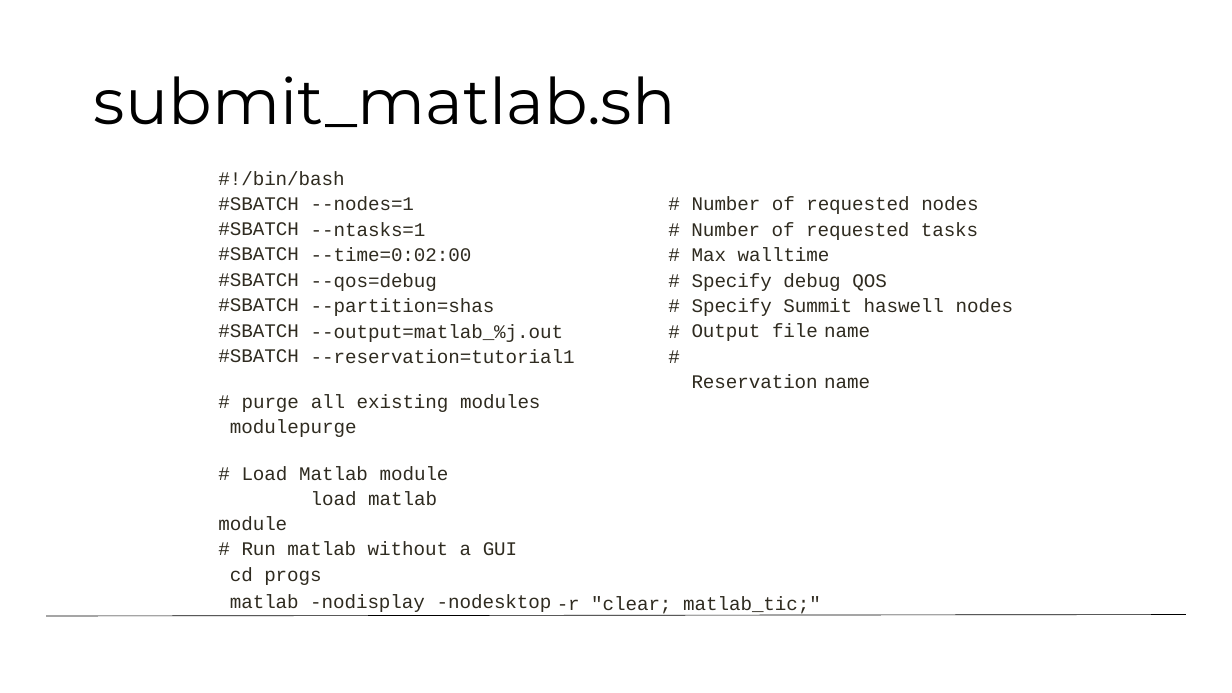
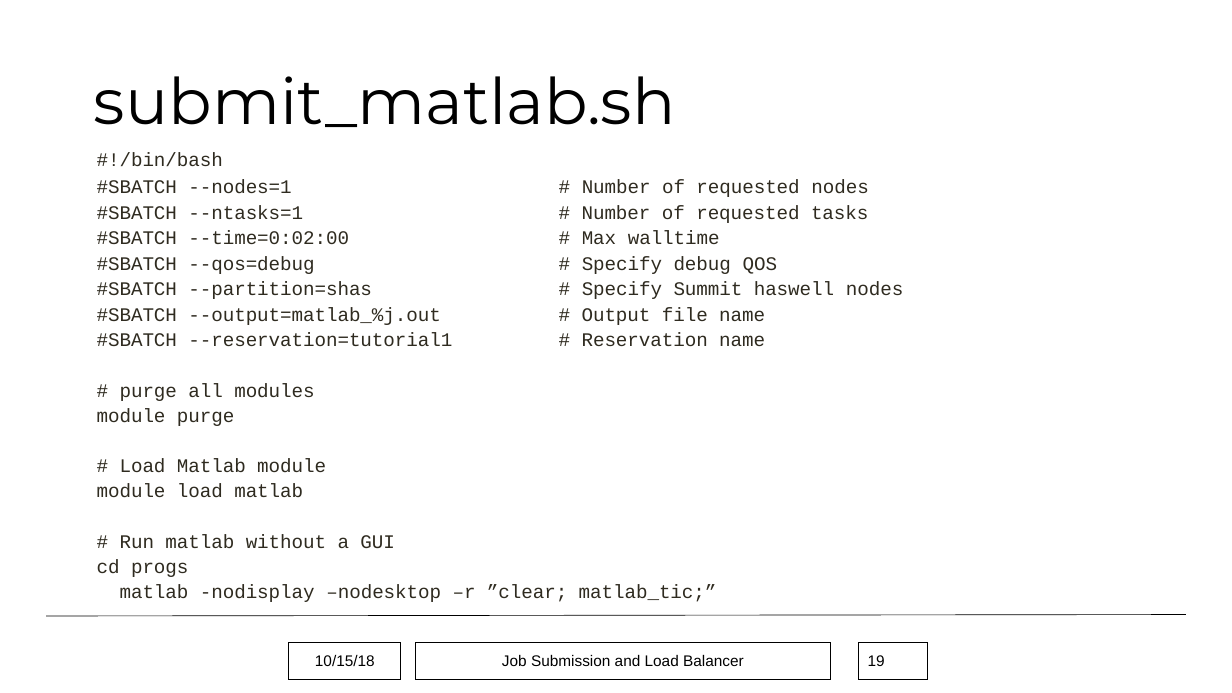
Before and after one commit to monaghaa/HPC_Short_Course_Fall_2018, a slide deck: slide 19 of Job_Submission/hpc_job_submission_Fall2018.pptx (slide 20 before the commit). Drawn at 1232x693 pixels with LibreOffice and Linux fonts; fonts in the diff are those of the drawing; background and template pictures are left out. Boxes give left, top, right and bottom in pixels: in the first picture for what was removed or moved away, otherwise in the second. Text is boxed around its words. In the diff, an @@ line names an element or a change of style, - is before the commit and + after.

```diff
--- a/Job_Submission/hpc_job_submission_Fall2018.pptx
+++ b/Job_Submission/hpc_job_submission_Fall2018.pptx
@@ text at [97, 152, 765, 602]: text changed @@
---nodes=1
---ntasks=1
---time=0:02:00
---qos=debug
---partition=shas
---output=matlab_%j.out
---reservation=tutorial1
+#!/bin/bash
+#SBATCH --nodes=1 # Number of requested nodes
+#SBATCH --ntasks=1 # Number of requested tasks
+#SBATCH --time=0:02:00 # Max walltime
+#SBATCH --qos=debug # Specify debug QOS
+#SBATCH --partition=shas # Specify Summit haswell nodes
+#SBATCH --output=matlab_%j.out # Output file name
+#SBATCH --reservation=tutorial1 # Reservation name
+# purge all modules
+module purge
+# Load Matlab module
+module load matlab
+# Run matlab without a GUI
+cd progs
+matlab -nodisplay –nodesktop –r ”clear; matlab_tic;”
@@ text removed at [218, 171, 344, 186] @@
-#!/bin/bash
@@ text removed at [218, 197, 298, 362] @@
-#SBATCH
-#SBATCH
-#SBATCH
-#SBATCH
-#SBATCH
-#SBATCH
-#SBATCH
@@ text removed at [691, 196, 1013, 316] @@
-# Number of requested nodes
-# Number of requested tasks
-# Max walltime
-# Specify debug QOS
-# Specify Summit haswell nodes
-#
-#
@@ text removed at [692, 324, 818, 388] @@
-Output file Reservation
@@ text removed at [824, 326, 870, 388] @@
-name name
@@ text removed at [242, 397, 299, 412] @@
-# purge module
@@ text removed at [298, 413, 358, 438] @@
-purge
@@ text removed at [311, 394, 540, 412] @@
-all existing modules
@@ text removed at [218, 466, 288, 531] @@
-# Load module
@@ text removed at [299, 466, 449, 506] @@
-Matlab module load matlab
@@ text removed at [230, 541, 552, 612] @@
-# Run matlab without a GUI
-cd progs
-matlab -nodisplay -nodesktop
@@ text removed at [557, 597, 821, 616] @@
--r "clear; matlab_tic;"
@@ rectangle added at [289, 642, 401, 679], outline #000000 0.75 pt, 12 pt, text #000000 @@
+10/15/18
@@ rectangle added at [415, 642, 831, 679], outline #000000 0.75 pt, 12 pt, text #000000 @@
+Job Submission and Load Balancer
@@ page number added at [859, 642, 928, 679], outline #000000 0.75 pt, 12 pt, text #000000 @@
+19
```
Also in this commit, not shown: 27 other slides changed, 1 slide removed, 3 other files.
